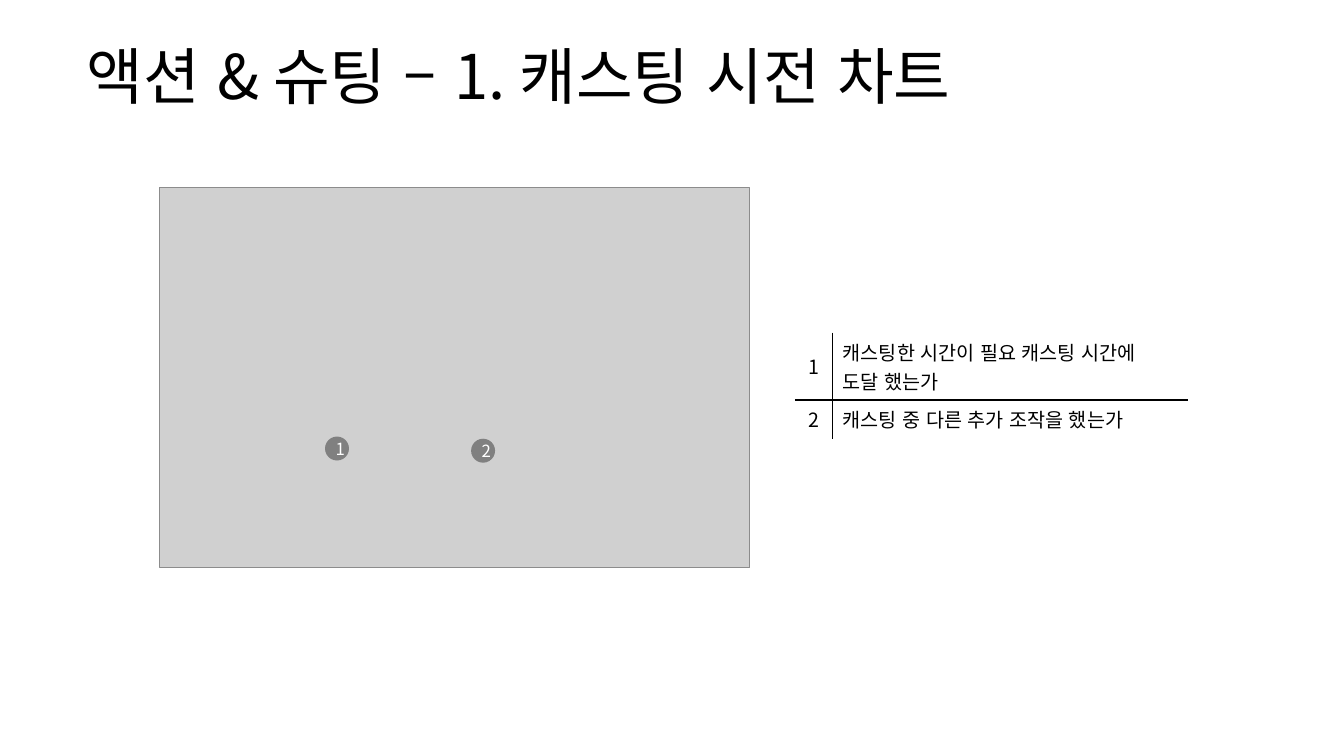
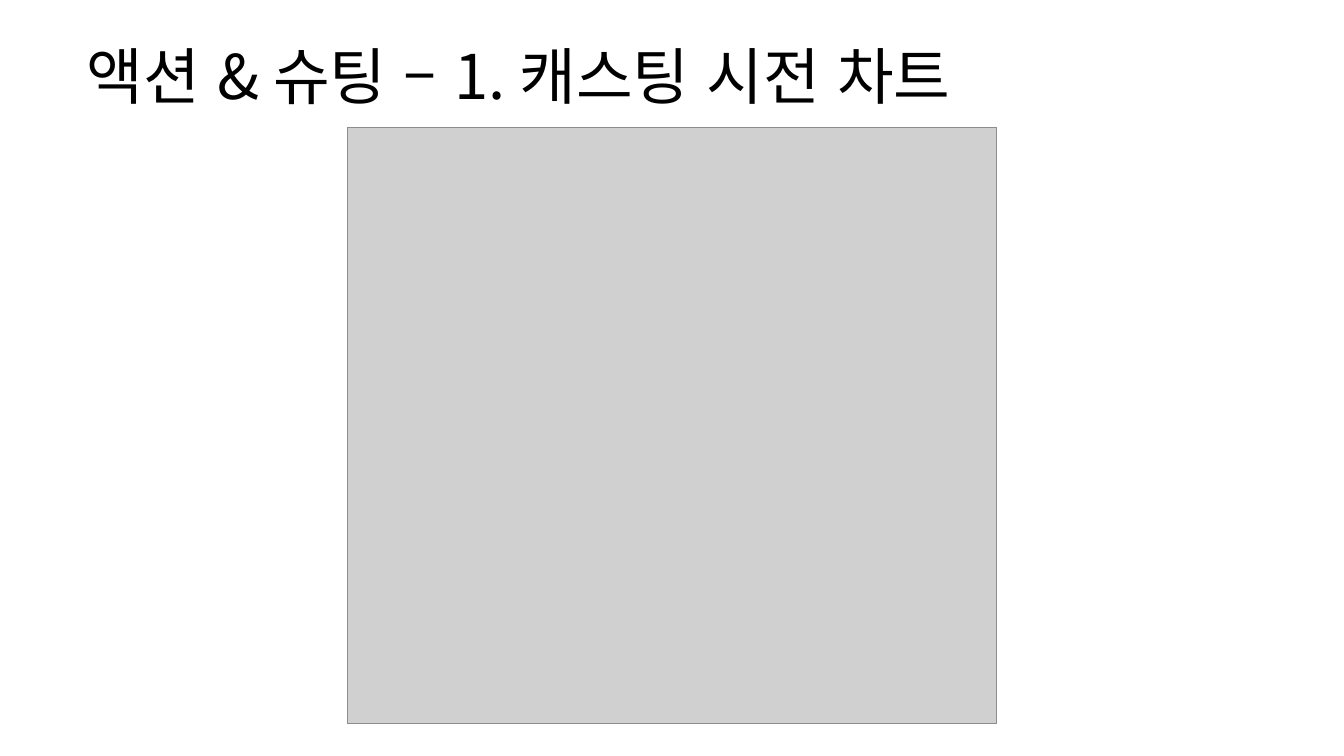
Before and after one commit to yjk0401/unityenginebasic_9th, a slide deck: slide 45 of 기획/방랑엽사전/스킬 시스템 기획서.pptx. Drawn at 1344x756 pixels with LibreOffice and Linux fonts; fonts in the diff are those of the drawing; grey boxes stand for pictures. Boxes give left, top, right and bottom in pixels: in the first picture for what was removed or moved away, otherwise in the second. Text is boxed around its words. In the diff, an @@ line names an element or a change of style, - is before the commit and + after.

```diff
--- a/기획/방랑엽사전/스킬 시스템 기획서.pptx
+++ b/기획/방랑엽사전/스킬 시스템 기획서.pptx
@@ picture added at (348, 127, 997, 724) @@
@@ picture removed at (160, 188, 750, 568) @@
@@ table removed at (796, 333, 1189, 433), 2 rows, 2 columns @@
-1 | 캐스팅한 시간이 필요 캐스팅 시간에 / 도달 했는가
-2 | 캐스팅 중 다른 추가 조작을 했는가
@@ ellipse removed at (325, 437, 349, 461) @@
-1
@@ ellipse removed at (471, 439, 495, 463) @@
-2
```
Also in this commit, not shown: 27 other slides changed, 2 slides added, 3 other files.
